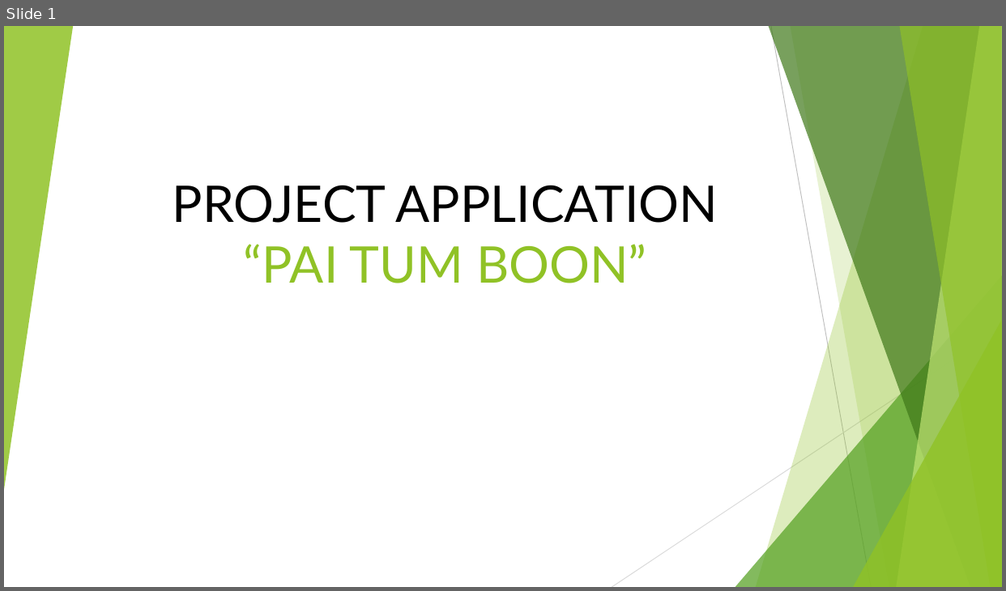
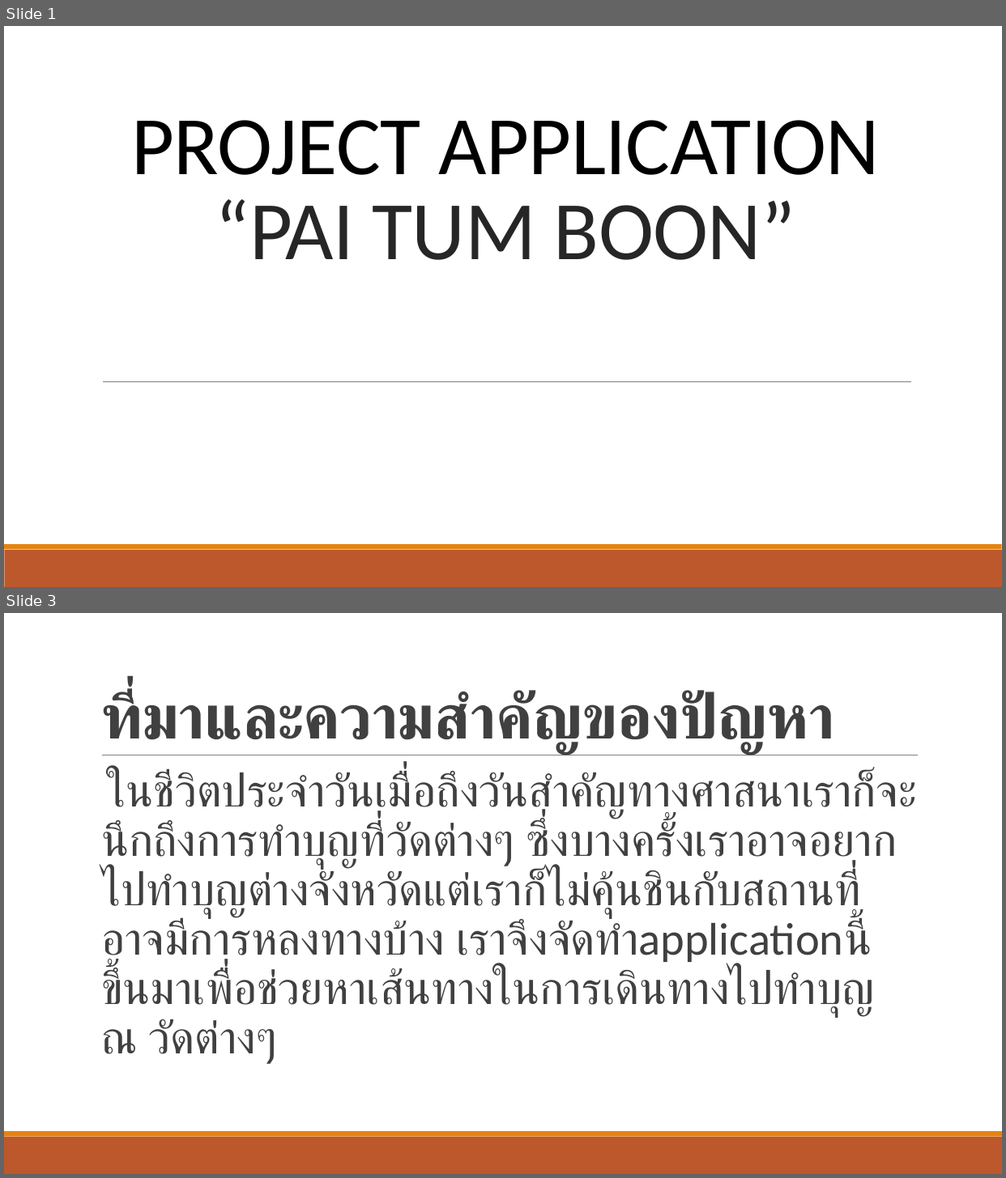
Before and after one commit to entenxl123/New, a slide deck: PROJECT.pptx. Shown one above the other, each under a label of ours: slide 1 before the commit, slides 1 and 3 after it; the slides between them are not shown. The pictures are 1006x591 and 1006x1178 pixels, drawn with LibreOffice and Linux fonts; fonts in the diff are those of the drawing. Boxes give left, top, right and bottom in pixels: in the first picture for what was removed or moved away, otherwise in the second. Text is boxed around its words. In the diff, an @@ line names an element or a change of style, - is before the commit and + after.

```diff
--- a/PROJECT.pptx
+++ b/PROJECT.pptx
@@ slide 3 added at box(4, 613, 1002, 1174), background #FFFFFF; not listed: 2 template elements that a slide beside it also shows @@
@@ title added at box(101, 690, 835, 755), 60 pt, text #404040, bold @@
+ที่มาและความสำคัญของปัญหา
@@ line added from (102, 756) to (918, 756), #808080 0.5 pt @@
@@ text added at box(101, 771, 918, 1064), 44 pt, text #404040 @@
+  ในชีวิตประจำวันเมื่อถึงวันสำคัญทางศาสนาเราก็จะนึกถึงการทำบุญที่วัดต่างๆ ซึ่งบางครั้งเราอาจอยากไปทำบุญต่างจังหวัดแต่เราก็ไม่คุ้นชินกับสถานที่ อาจมีการหลงทางบ้าง เราจึงจัดทำapplicationนี้ขึ้นมาเพื่อช่วยหาเส้นทางในการเดินทางไปทำบุญ ณ วัดต่างๆ
@@ slide 1 changed as well @@
@@ group removed at box(4, 26, 1002, 587): 5 freeform shapes, 3 triangles, 2 lines @@
@@ title "PROJECT APPLICATION “PAI TUM BOON”": place and size @@
-title "PROJECT APPLICATION “PAI TUM BOON”" at box(172, 185, 718, 284)
+title "PROJECT APPLICATION “PAI TUM BOON”" at box(131, 120, 880, 260)
@@ title "PROJECT APPLICATION “PAI TUM BOON”" at box(131, 120, 880, 260): size 48.6 to 80 pt, font Lato to Calibri, letter spacing 0 to -0.5 pt; text colour #90C226 to #262626 in "“PAI TUM BOON”"; line spacing 1 to 0.85 @@
@@ line added from (103, 382) to (911, 382), #808080 0.5 pt @@
@@ rectangle added at box(4, 550, 1002, 587), fill #BD582C @@
@@ rectangle added at box(4, 544, 1002, 550), fill #E48312 @@
```
Also in this commit, not shown: 4 other slides changed, 4 other slides added, 4 slides removed, 2 other files.
